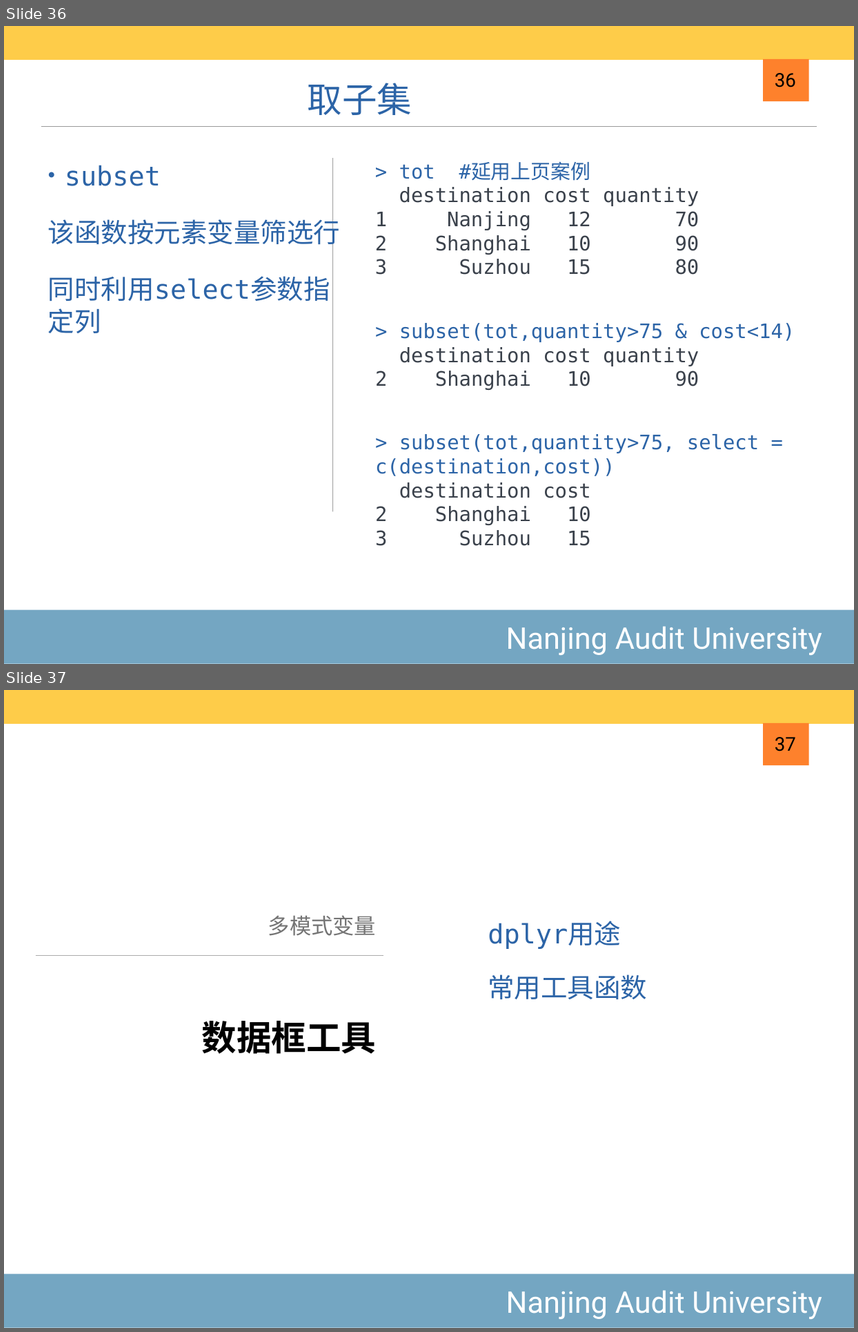
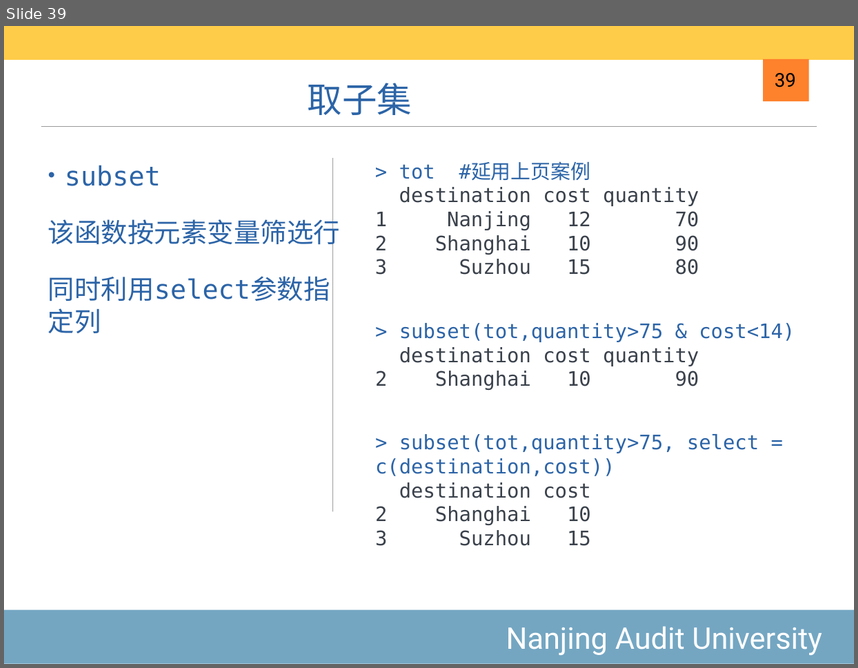
Before and after one commit to exoplanetX/DataAnalytics, a slide deck: 2020-3-高级数据结构.pptx. Shown one above the other, each under a label of ours: slides 36 and 37 before the commit, slide 39 after it. The pictures are 858x1332 and 858x668 pixels, drawn with LibreOffice and Linux fonts; fonts in the diff are those of the drawing. Boxes give left, top, right and bottom in pixels: in the first picture for what was removed or moved away, otherwise in the second. Text is boxed around its words. In the diff, an @@ line names an element or a change of style, - is before the commit and + after.

```diff
--- a/2020-3-高级数据结构.pptx
+++ b/2020-3-高级数据结构.pptx
@@ slide 37 removed at [4,690,854,1328], background #FFFFFF; not listed: 3 template elements that a slide beside it also shows @@
@@ page number removed at [775,737,796,751] @@
-37
@@ text removed at [268,915,376,936] @@
-多模式变量
@@ text removed at [488,922,621,949] @@
-dplyr用途
@@ line removed from (36, 956) to (383, 956) @@
@@ text removed at [488,974,647,999] @@
-常用工具函数
@@ title removed at [202,1021,377,1054] @@
-数据框工具
@@ what was slide 36 is now slide 39 @@
@@ page number at [775,73,796,87]: text changed @@
-36
+39
```
Also in this commit, not shown: 1 slide changed, 5 other slides removed, 1 other file.
